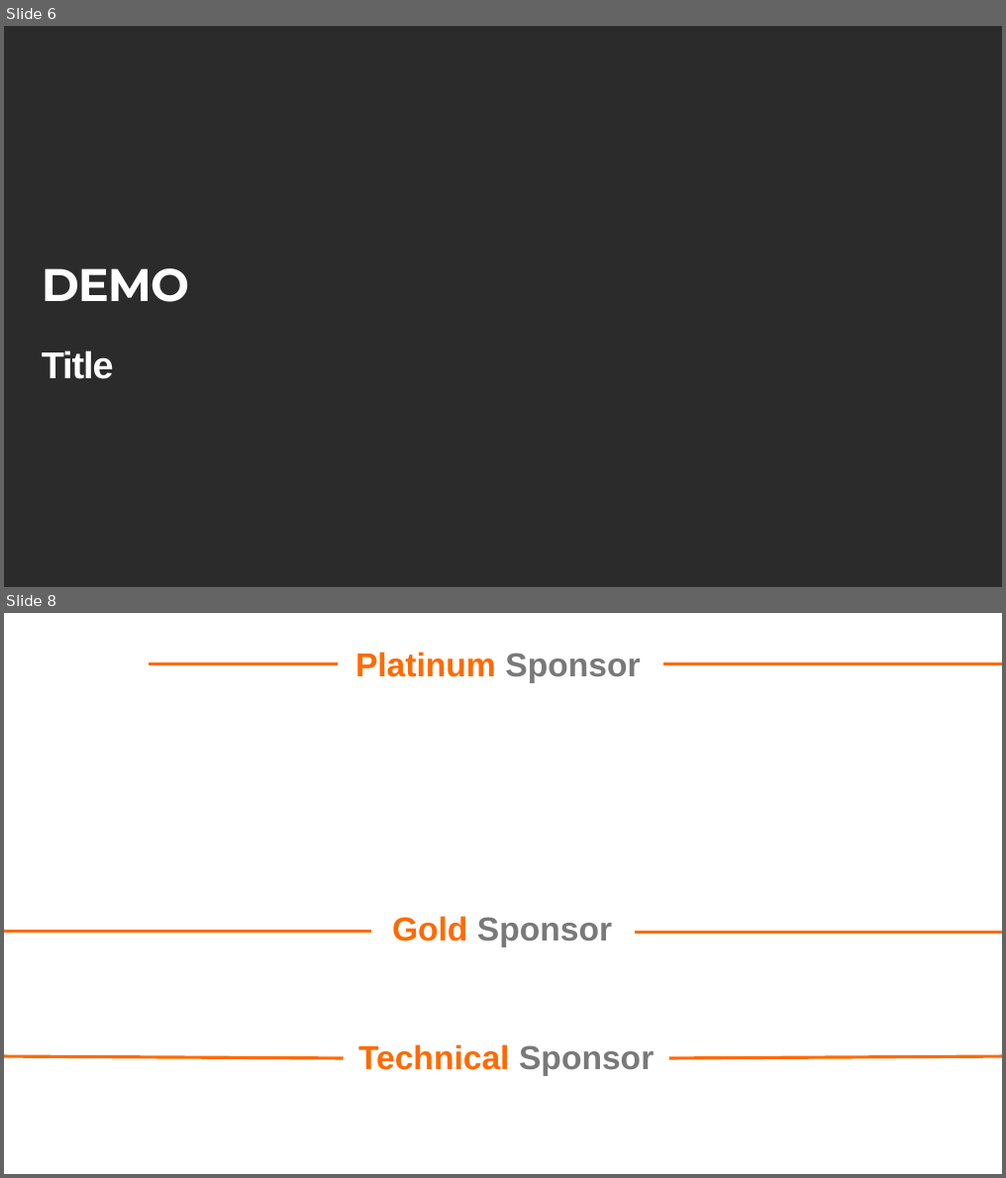
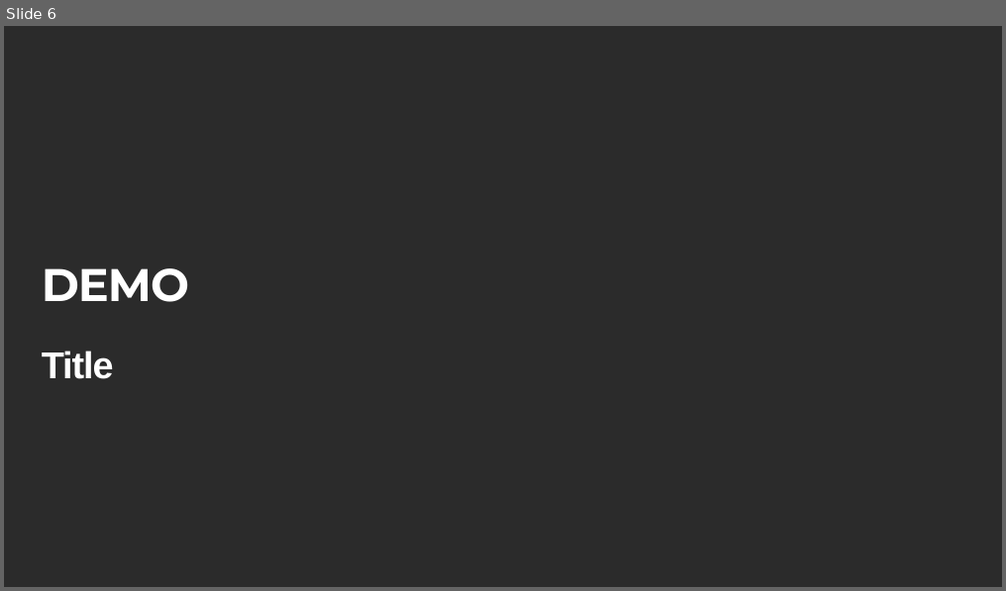
Before and after one commit to DotNetCodeIT/AIday2023, a slide deck: Template/Template_AIDay2023.pptx. Shown one above the other, each under a label of ours: slides 6 and 8 before the commit, slide 6 after it; the slides between them are not shown. The pictures are 1006x1178 and 1006x591 pixels, drawn with LibreOffice and Linux fonts; fonts in the diff are those of the drawing; background and template pictures are left out; a plain dark background stands for a picture behind light text. Boxes give left, top, right and bottom in pixels: in the first picture for what was removed or moved away, otherwise in the second. Text is boxed around its words. In the diff, an @@ line names an element or a change of style, - is before the commit and + after.

```diff
--- a/Template/Template_AIDay2023.pptx
+++ b/Template/Template_AIDay2023.pptx
@@ slide 8 removed at (4, 613, 1002, 1174), background #FFFFFF @@
@@ line removed from (149, 663) to (338, 663) @@
@@ text removed at (355, 652, 640, 683) @@
-Platinum Sponsor
@@ line removed from (664, 663) to (1002, 663) @@
@@ line removed from (4, 931) to (371, 931) @@
@@ text removed at (392, 916, 612, 948) @@
-Gold Sponsor
@@ line removed from (635, 932) to (1002, 932) @@
@@ line removed from (4, 1057) to (344, 1059) @@
@@ text removed at (358, 1045, 653, 1076) @@
-Technical Sponsor
@@ line removed from (669, 1059) to (1002, 1057) @@
```
Also in this commit, not shown: 2 slides added, 1 other slide removed.
